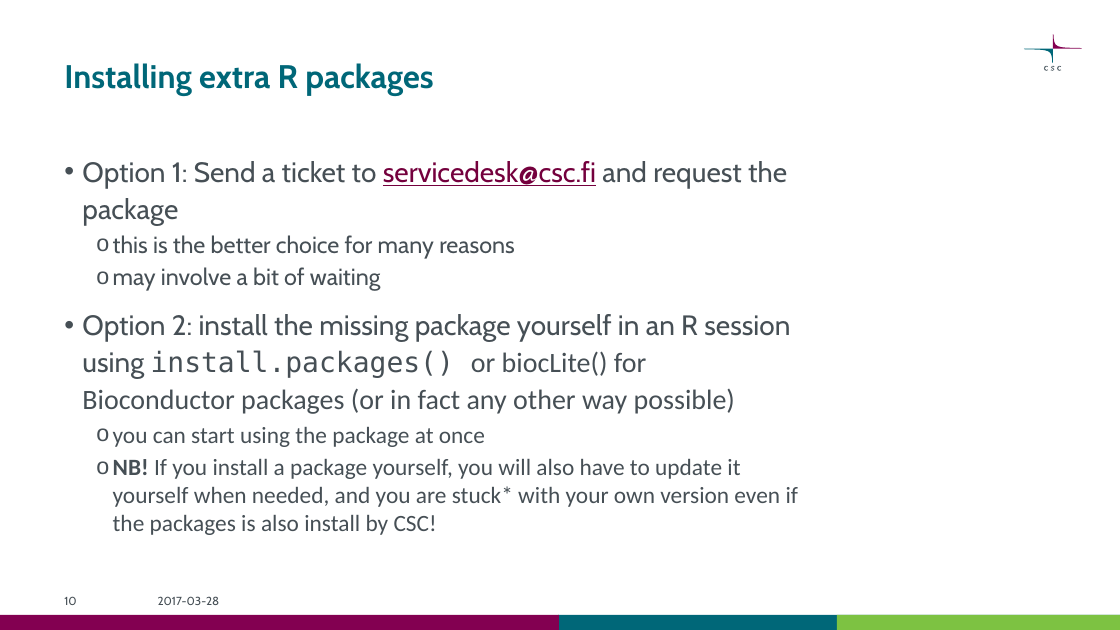
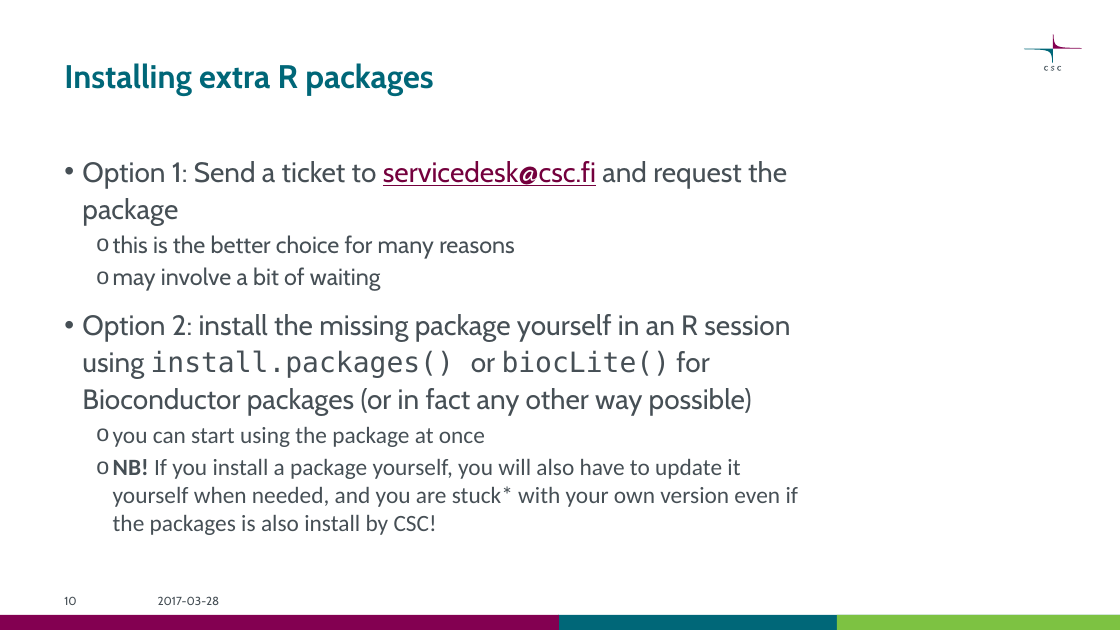
Before and after one commit to seijasirkia/R-with-Taito, a slide deck: slide 10 of documents/Using R on Taito.pptx. Drawn at 1120x630 pixels with LibreOffice and Linux fonts; fonts in the diff are those of the drawing. Boxes give left, top, right and bottom in pixels: in the first picture for what was removed or moved away, otherwise in the second. Text is boxed around its words. In the diff, an @@ line names an element or a change of style, - is before the commit and + after.

```diff
--- a/documents/Using R on Taito.pptx
+++ b/documents/Using R on Taito.pptx
@@ text at [82,314,790,416]: font Calibri to Cabin in "or for Bioconductor packages (or in fact ..."; font Calibri to DejaVu Sans Mono in "biocLite()" @@
```
Also in this commit, not shown: 1 other slide changed, 3 other files.
